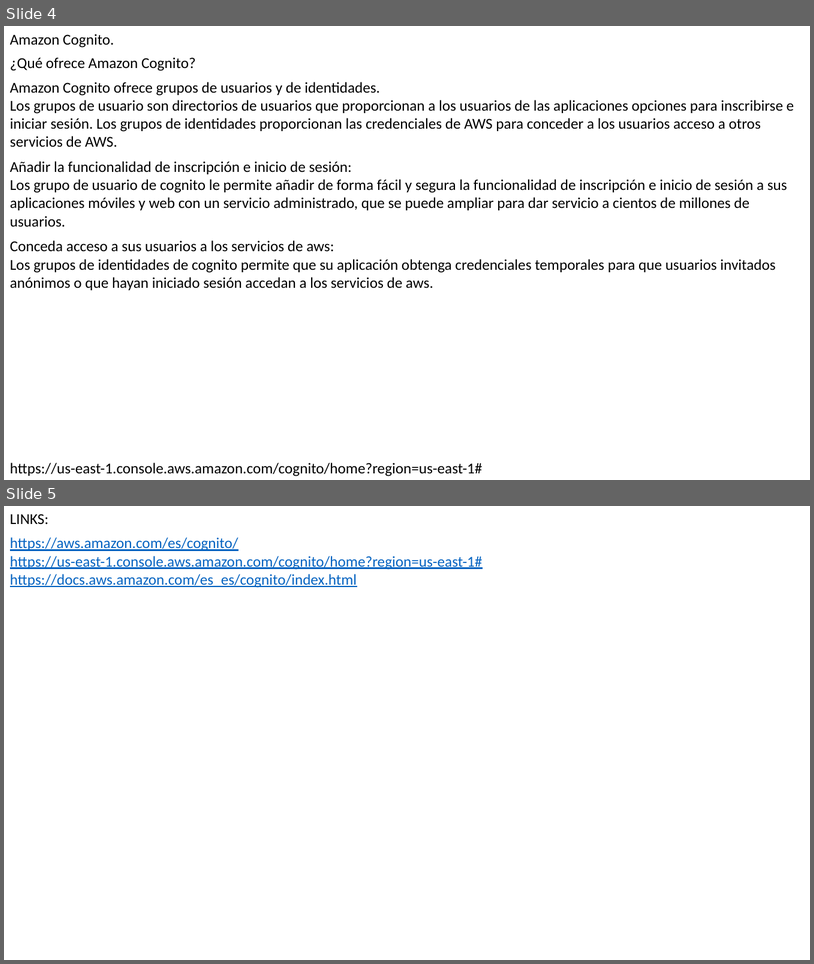
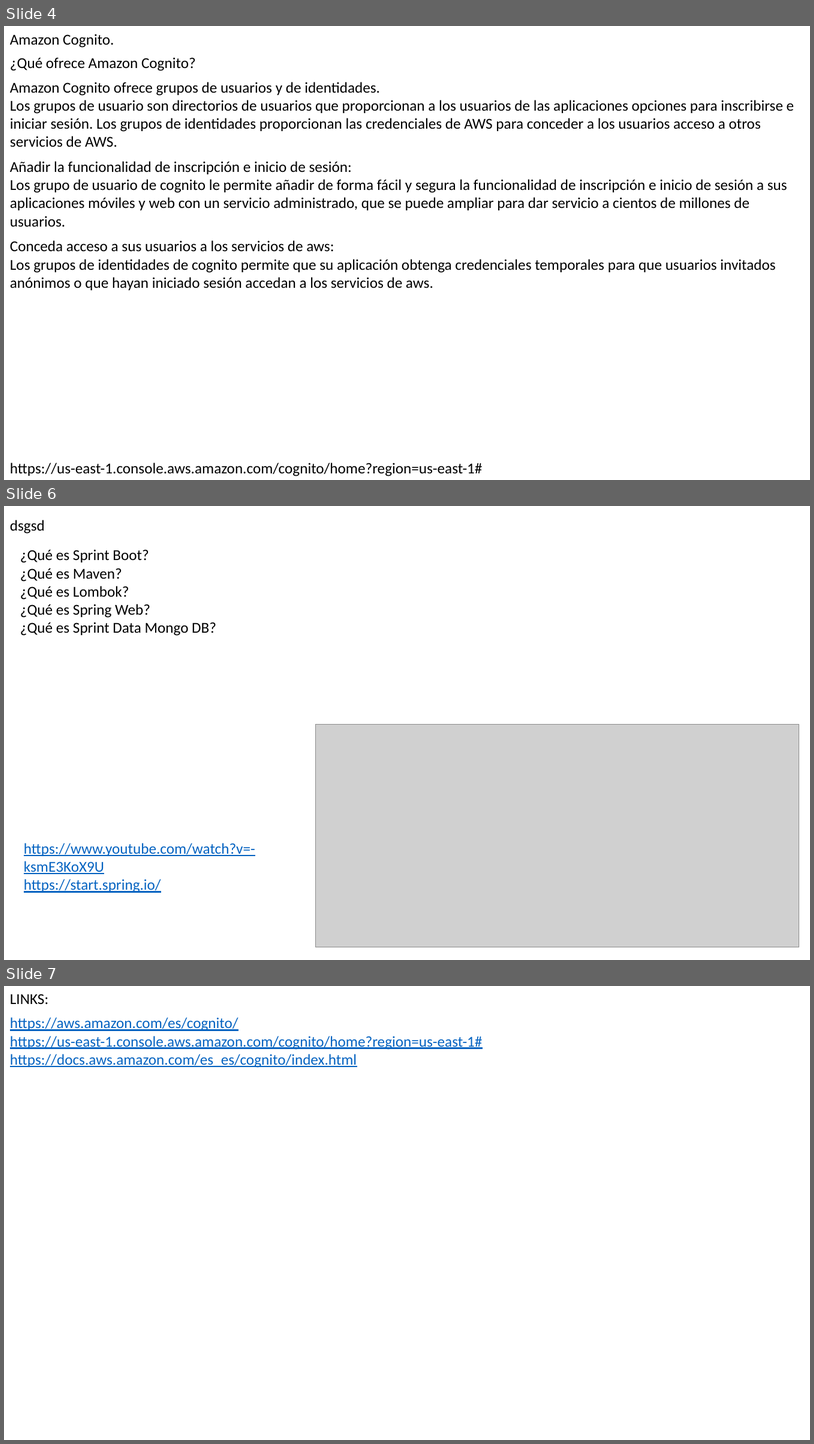
Before and after one commit to MayaDiazAnaMaria/proyectosGit, a slide deck: conexionCognito/Presentacion de java SDK con Cognito.pptx. Shown one above the other, each under a label of ours: slides 4 and 5 before the commit, slides 4, 6 and 7 after it; the slides between them are not shown. The pictures are 814x964 and 814x1444 pixels, drawn with LibreOffice and Linux fonts; fonts in the diff are those of the drawing; grey boxes stand for pictures. Boxes give left, top, right and bottom in pixels: in the first picture for what was removed or moved away, otherwise in the second. Text is boxed around its words. In the diff, an @@ line names an element or a change of style, - is before the commit and + after.

```diff
--- a/conexionCognito/Presentacion de java SDK con Cognito.pptx
+++ b/conexionCognito/Presentacion de java SDK con Cognito.pptx
@@ slide 6 added at bbox=[4, 506, 810, 960], background #FFFFFF @@
@@ text added at bbox=[10, 520, 45, 534], 18 pt, text #000000 @@
+dsgsd
@@ text added at bbox=[20, 549, 216, 636], 18 pt, text #000000 @@
+¿Qué es Sprint Boot?
+¿Qué es Maven?
+¿Qué es Lombok?
+¿Qué es Spring Web?
+¿Qué es Sprint Data Mongo DB?
@@ picture added at bbox=[316, 724, 800, 947] @@
@@ text added at bbox=[24, 843, 255, 892], 18 pt, text #0563C1, underline @@
+https://www.youtube.com/watch?v=-ksmE3KoX9U
+https://start.spring.io/
@@ what was slide 5 is now slide 7 @@
```
Also in this commit, not shown: 1 slide changed, 1 other slide added, 1 slide removed, 12 other files.
